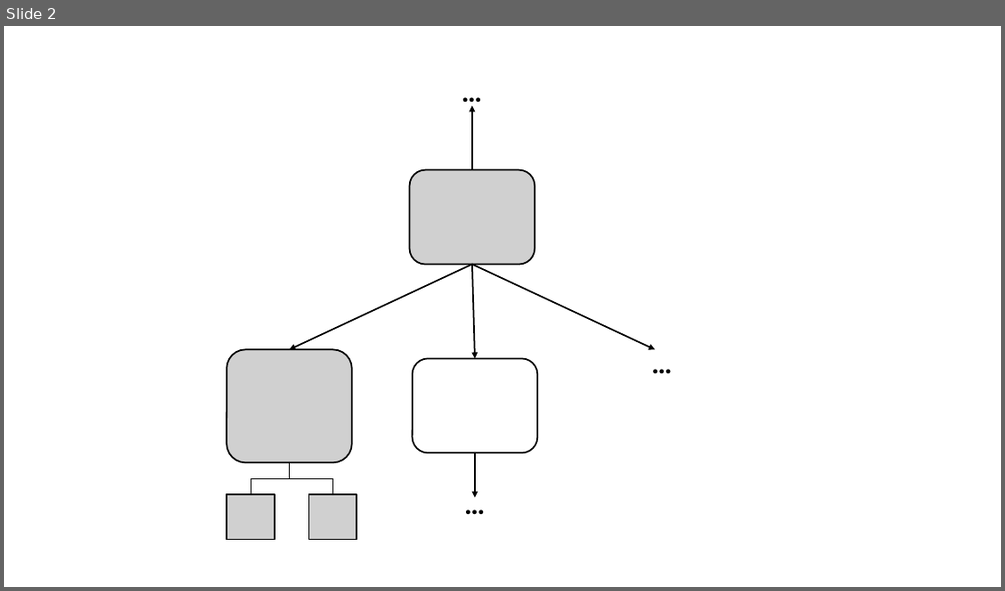
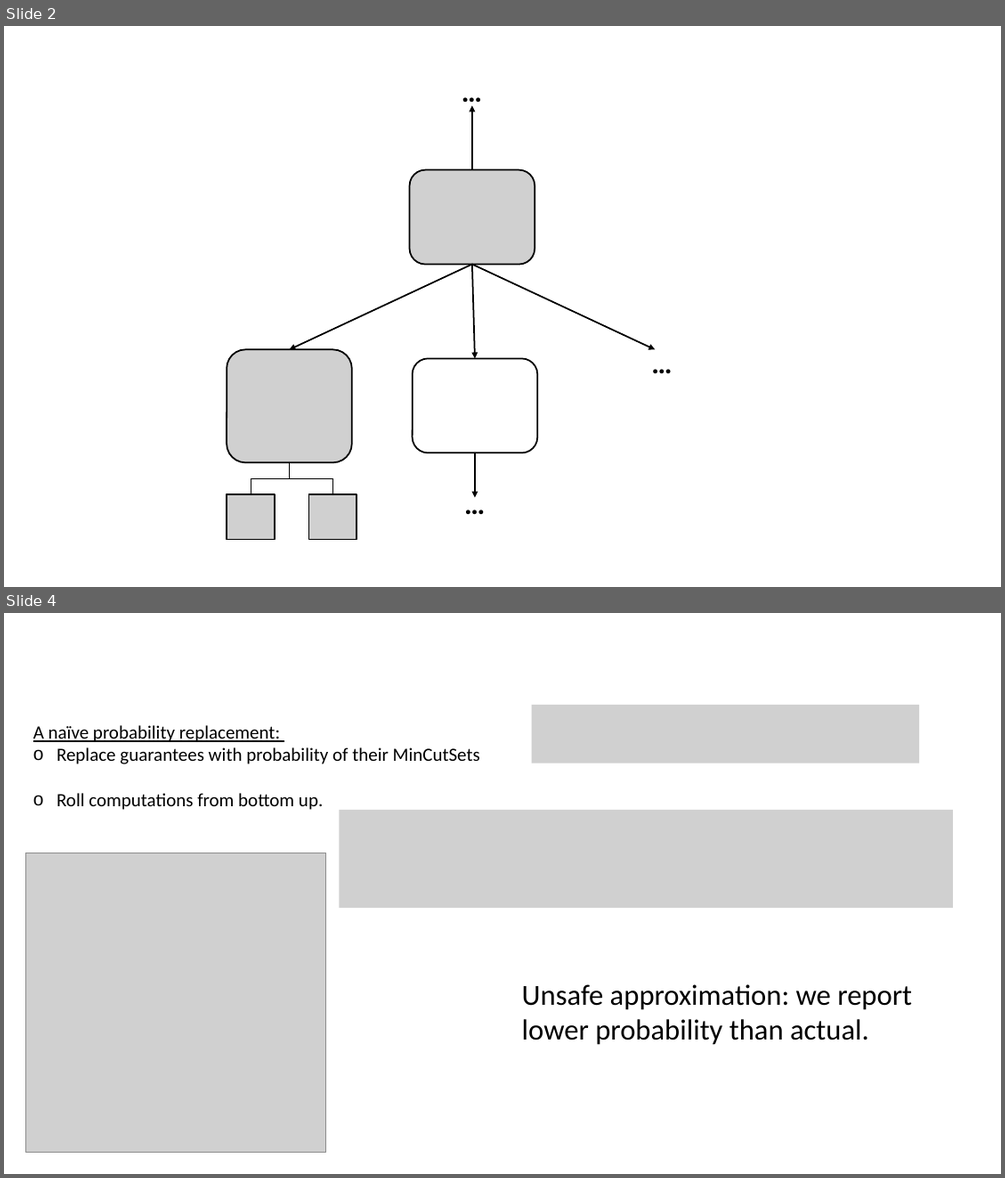
Before and after one commit to dkstewart/University-Research, a slide deck: Thesis-Proposal/src/images/probComp.pptx. Shown one above the other, each under a label of ours: slide 2 before the commit, slides 2 and 4 after it; the slides between them are not shown. The pictures are 1005x591 and 1005x1178 pixels, drawn with LibreOffice and Linux fonts; fonts in the diff are those of the drawing; grey boxes stand for pictures. Boxes give left, top, right and bottom in pixels: in the first picture for what was removed or moved away, otherwise in the second. Text is boxed around its words. In the diff, an @@ line names an element or a change of style, - is before the commit and + after.

```diff
--- a/Thesis-Proposal/src/images/probComp.pptx
+++ b/Thesis-Proposal/src/images/probComp.pptx
@@ slide 4 added at (4,613,1001,1174), background #FFFFFF @@
@@ picture added at (531,705,919,763) @@
@@ text added at (33,725,480,810), 18 pt, text #000000 @@
+A naïve probability replacement:
+o Replace guarantees with probability of their MinCutSets
+o Roll computations from bottom up.
@@ picture added at (339,810,953,908) @@
@@ picture added at (25,853,325,1152) @@
@@ text added at (522,984,912,1045), 28 pt, text #000000 @@
+Unsafe approximation: we report
+lower probability than actual.
```
Also in this commit, not shown: 1 other slide added, 4 other files.
